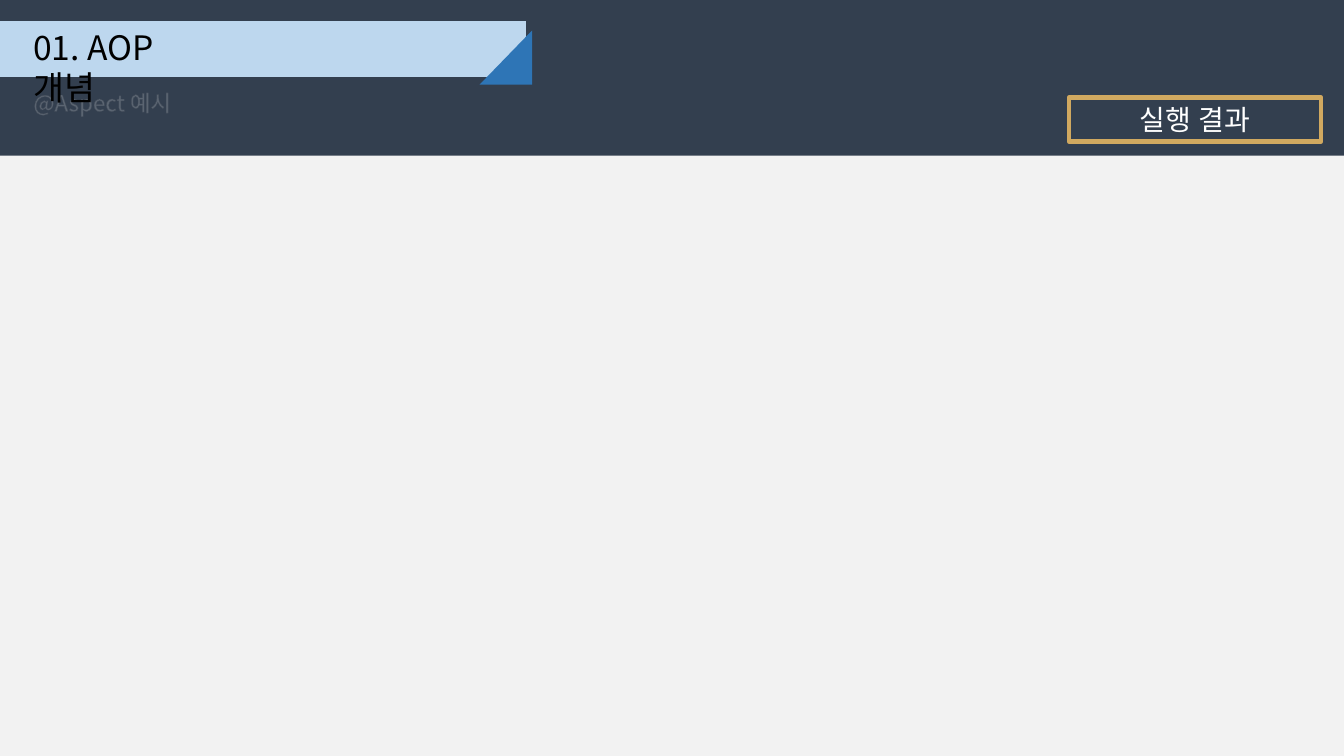
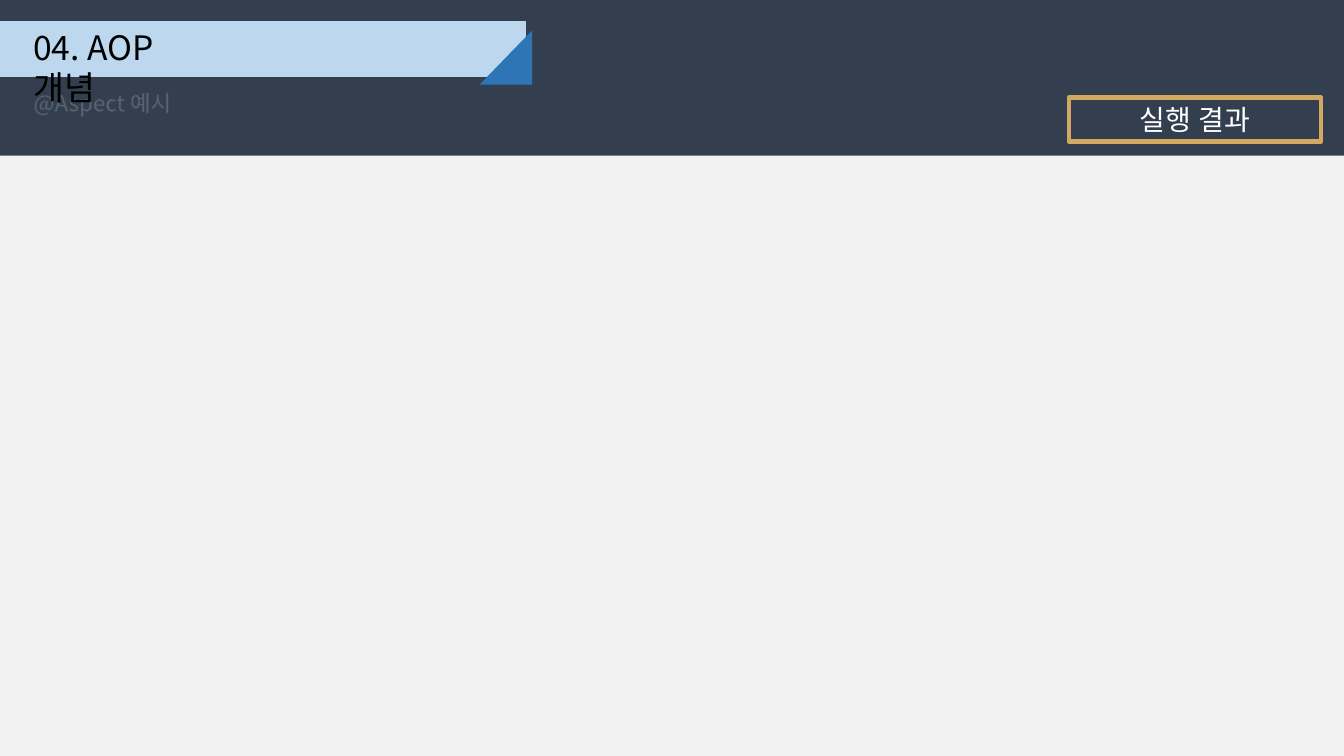
Before and after one commit to djyoon956/Family_C, a slide deck: slide 12 of 01.doc/Spring_Command&Error_4조.pptx (slide 13 before the commit). Drawn at 1344x756 pixels with LibreOffice and Linux fonts; fonts in the diff are those of the drawing. Boxes give left, top, right and bottom in pixels: in the first picture for what was removed or moved away, otherwise in the second. Text is boxed around its words. In the diff, an @@ line names an element or a change of style, - is before the commit and + after.

```diff
--- a/01.doc/Spring_Command&Error_4조.pptx
+++ b/01.doc/Spring_Command&Error_4조.pptx
@@ text at box(33, 35, 153, 103): text changed @@
-01. AOP 개념
+04. AOP 개념
```
Also in this commit, not shown: 4 other slides changed, 3 slides added, 4 slides removed.
